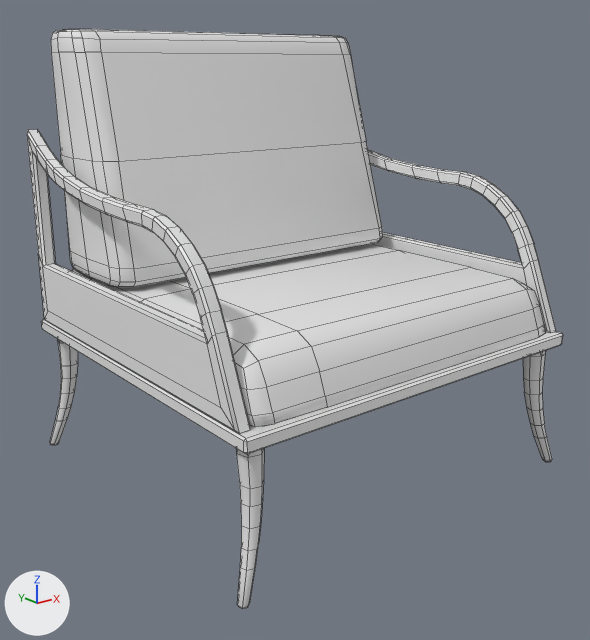
The FBX model Assets/Art/Meshes/Furniture/SM_Sofa_Single.fbx, before and after one commit.
Before and after are seen from a camera (50 mm lens) standing at (-1.324, -1.62, 1.08) and looking at (-0.007, 0.025, 0.422). The lights are fixed; the arrows at lower left show +X, +Y and +Z. Mesh edges are drawn as thin lines.

In view in the first picture: 'Sofa'.
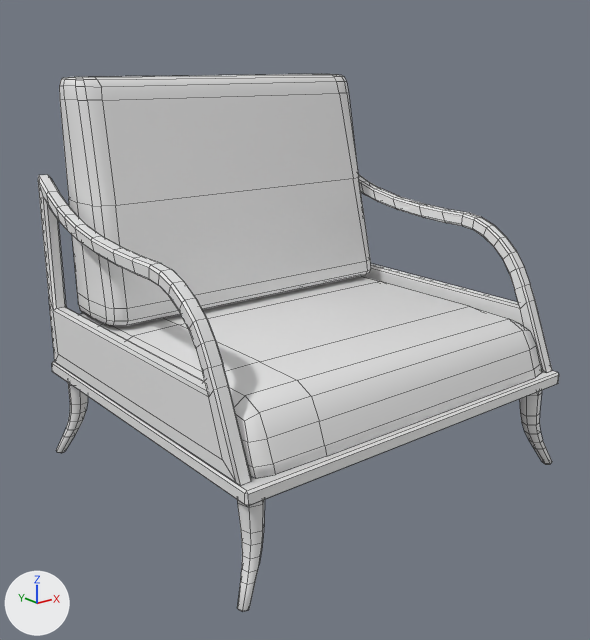
Boxes [x1, y1, x2, y2] around the edits, measured in the pictures (590 x 640 px; the box of a moved part takes in the faces that stretch with it):
'Sofa', reshaped (7% shorter): before [27, 29, 563, 609]; after [38, 74, 559, 612]
part 1 of me_cube_005, moved or reshaped: before [41, 319, 563, 454]; after [52, 361, 559, 506]
part 2 of me_cube_005, moved or reshaped: before [51, 29, 383, 287]; after [59, 74, 371, 326]
part 3 of me_cube_005, moved or reshaped: before [27, 129, 556, 609]; after [38, 174, 552, 612]

The change, as a list of edits to the scene's bpy script:
```text
Change me_cube_005:
    used by ob_sofa; location = (-0.449, 0.057, 0.0)
    remove me_cube_005.from_pydata(...)  # 823 vertices, 802 faces; spans x -0.064..1.013, y -0.497..0.508, z 0.004..1.165
    add me_cube_005.from_pydata(...)  # 823 vertices, 802 faces; spans x -0.064..1.013, y -0.497..0.462, z -0.003..1.051
    me_cube_005 part 1: the loose piece of 24 vertices spanning x -0.051..1.0, y -0.496..0.506, z 0.354..0.389 is scaled about its middle by (1, 0.954, 1), then moved by (0.0, -0.023, -0.114)
    me_cube_005 part 2: the loose piece of 135 vertices spanning x 0.009..0.945, y 0.113..0.475, z 0.54..1.165 is scaled about its middle by (1, 0.75, 1), then moved by (0.0, 0.008, -0.114)
    me_cube_005 part 3: 664 of 823 vertices moved; they spanned x -0.064..1.013, y -0.497..0.508, z 0.004..0.915 and now span x -0.064..1.013, y -0.497..0.462, z -0.003..0.801; mean shift (0.0, -0.022, -0.098); largest move (0.911, 0.021, 0.387) -> (0.911, 0.099, 0.273)
```
